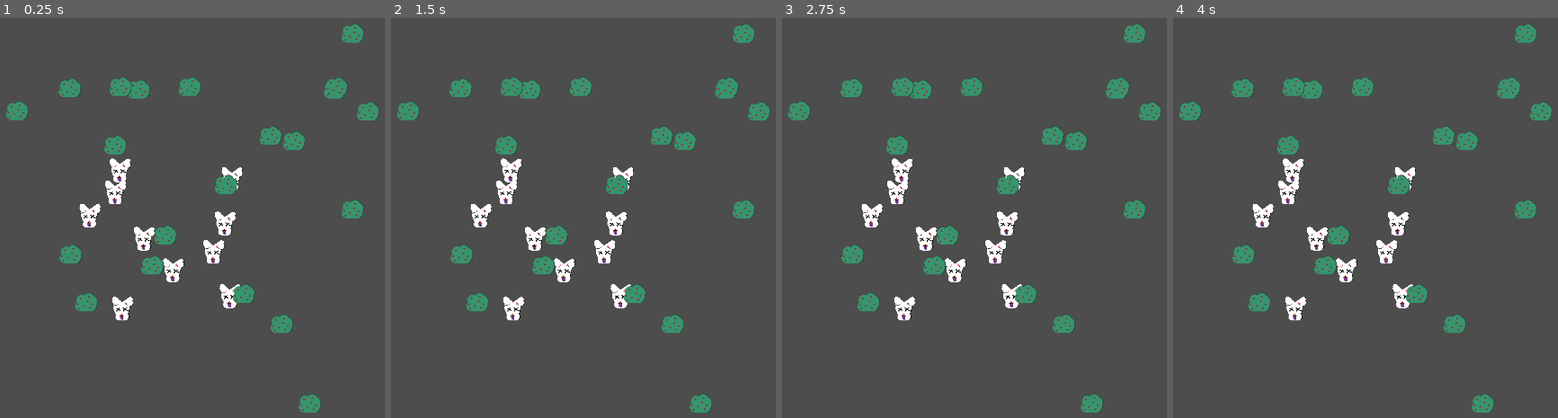
Above: before the commit, frames 1-4 (left to right).
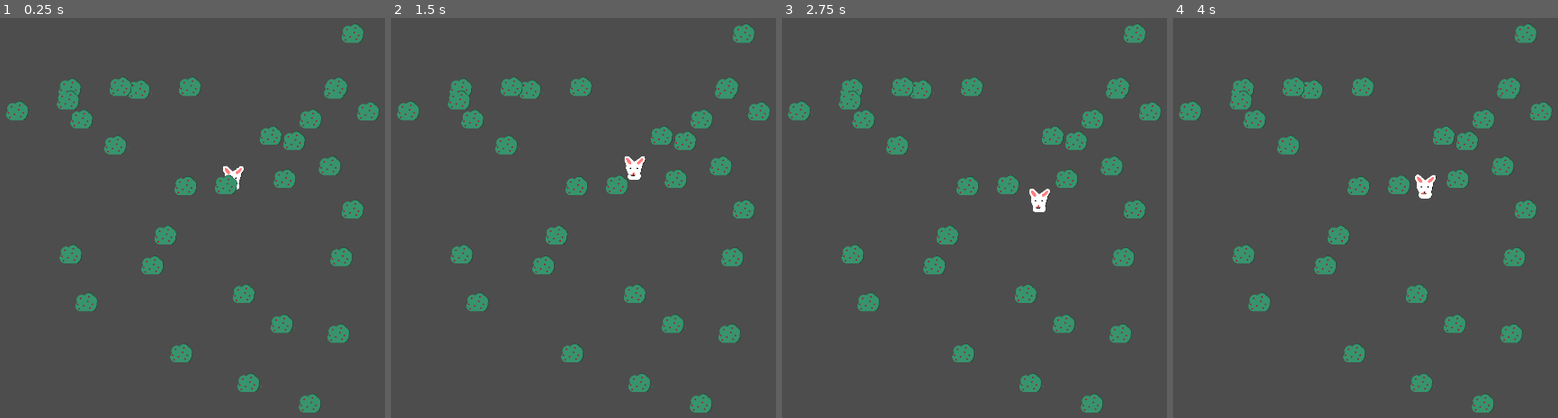
Above: after the commit, the same moments.

Repository: adamido/wolfpack
Game: Godot game, scene res://test_forest_map.tscn
Two runs of this game, one before a commit and one after it. Both use one fixed random seed, a clock stepped at 60 frames per second and the inputs below. This scene is started directly instead of the project's main scene.
Inputs:
- Up to frame 1 (0.25 s): no input
- Up to frame 2 (1.5 s): tap Enter at 0.5 s
- Up to frame 3 (2.75 s): no input
- Up to frame 4 (4 s): tap Space at 2.75 s; tap Enter at 3.5 s

The runs differ from the first frame. In frame 1, 4.3% of the frame differs, in the area x 14-92%, y 18-94%; in frame 2, 4.5%; in frame 3, 4.5%; in frame 4, 4.5%.
Error before the commit: Out of bounds get index '0' (on base: 'Dictionary') (res://mood_manager.gd:37)

Commit message:
WanderSequence.gd implemented

Diff:
--- a/berry_patch.gd
+++ b/berry_patch.gd
@@ -5,7 +5,7 @@
 @export var r_height : float = 500
 
 func _ready() -> void:
-	for i in range(20):
+	for i in range(30):
 		spawn_berries()
 
 func spawn_berries() -> Node2D:
--- a/death_node.gd
+++ b/death_node.gd
@@ -2,5 +2,4 @@
 
 func _enter() -> void:
 	parentAnimal.velocity = Vector2.ZERO
-	parentAnimal.move_and_slide()
 	parentAnimal.anim.play("dead")
--- a/desire_selector.gd
+++ b/desire_selector.gd
@@ -7,20 +7,30 @@
 @export var mate_node : BTreeNode
 @export var sleep_node : BTreeNode
 @export var wander_node : BTreeNode
-@export var desires : Dictionary = {}
+var desires : Dictionary
+
 
 func _enter() -> void:
-    parentAnimal.velocity = Vector2.ZERO
-    desire = parentAnimal.mood_manager._get_curr_desire()
-    desires[MoodManager.Desires.EAT] = eat_node
-    desires[MoodManager.Desires.FLEE] = flee_node
-    desires[MoodManager.Desires.MATE] = mate_node
-    desires[MoodManager.Desires.SLEEP] = sleep_node
-    desires[MoodManager.Desires.WANDER] = wander_node
-    desires[MoodManager.Desires.SLEEP] = sleep_node
+	var desires = {
+		MoodManager.Desires.EAT : eat_node,
+		MoodManager.Desires.FLEE : flee_node,
+		MoodManager.Desires.MATE : mate_node,
+		MoodManager.Desires.SLEEP : sleep_node,
+		MoodManager.Desires.WANDER : wander_node,
+	}
+	print("ENTER DESIRE SELECTOR")
+	parentAnimal.velocity = Vector2.ZERO
+	desire = parentAnimal.mood_manager._get_curr_desire()
 
 func _exit() -> void:
-    pass
+	pass
 
 func __process(delta: float) -> BTreeNode:
-    return desires.get(desire)
+	match desire:
+		MoodManager.Desires.EAT: return eat_node
+		MoodManager.Desires.FLEE : return flee_node
+		MoodManager.Desires.MATE : return mate_node
+		MoodManager.Desires.SLEEP : return sleep_node
+		MoodManager.Desires.WANDER : return wander_node
+
+	return null
--- a/idle.gd
+++ b/idle.gd
@@ -6,12 +6,18 @@
 class_name Idle extends BTreeNode
 
 var time = 1.0
+const IDLE_TIME = 1.0
 
 func _enter() -> void:
+    time = IDLE_TIME
+    print("ENTERED IDLE")
     parentAnimal.velocity = Vector2.ZERO
 
+func _exit() -> void:
+    parentAnimal.velocity = Vector2.ZERO
 
-func _process(delta: float) -> void:
+func __process(delta: float) -> BTreeNode:
     if time > 0:
         time -= delta
     else: return SuccessNode.new()
+    return null
--- a/mood_manager.gd
+++ b/mood_manager.gd
@@ -9,18 +9,17 @@
 	FLEE
 }
 
-var desire_vals : Dictionary = {}
+var desire_vals = {
+		Desires.EAT: 0.0,
+		Desires.SLEEP: 0.0,
+		Desires.WANDER: 1.0,
+		Desires.MATE: 0.0,
+		Desires.FLEE: 0.0
+	}
 var curr_desire : Desires
 
 func _ready() -> void:
-	# Initialize the desire values dictionary
-	desire_vals = {
-		Desires.EAT: 1.0,
-		Desires.SLEEP: 0.0,
-		Desires.WANDER: 0.0,
-		Desires.MATE: 0.0,
-		Desires.FLEE: 0.0
-	}
+	pass
 
 #Initialize the MoodManager with a reference to the parent Animal node.
 #Unfortunately, you have to use this in your parentAnimal's constructor because our parentAnimal's constructor executes last.
@@ -33,8 +32,8 @@
 
 # returns an enum corresponding with the current desire
 func _get_curr_desire() -> Desires:
+	assert(desire_vals.size() > 0, "MoodManager: desire_vals not initialized")
 	var best_score :float= -1.0
-	curr_desire = desire_vals[Desires.EAT]
 	for d in desire_vals:
 		if desire_vals[d] > best_score:
 			best_score = desire_vals[d]
--- a/move_to_target.gd
+++ b/move_to_target.gd
@@ -7,30 +7,50 @@
 var stuck_timer := 0.0
 const MAX_STUCK_TIME = 1.5
 
+var target : Node2D
 var last_pos :Vector2
 
 func _enter() -> void:
+	#Set Nav Agent's target from parent's target
+	parentAnimal.nav_agent.velocity_computed.connect(_on_navigation_agent_2d_velocity_computed)
+	parentAnimal.nav_agent.target_position = target.global_position
+	print("Path size:", parentAnimal.nav_agent.get_current_navigation_path().size())
 	last_pos = parentAnimal.global_position
-	parentAnimal.nav_agent.velocity_computed.connect(_on_navigation_agent_2d_velocity_computed)
-	#Initialize nav_agent's target position
-	parentAnimal.nav_agent.target_position = parentAnimal.target
+
+	#Get next path position from NavAgent, and assign velocity
+	var next_pos : Vector2 = parentAnimal.nav_agent.get_next_path_position()
+	var new_velo : Vector2 = (
+		parentAnimal.global_position.direction_to(next_pos) * parentAnimal.move_speed
+	)
+	parentAnimal.nav_agent.set_velocity(new_velo)
+
+	stuck_timer = 0
 
 func _exit() -> void:
 	parentAnimal.nav_agent.velocity_computed.disconnect(_on_navigation_agent_2d_velocity_computed)
 	parentAnimal.velocity = Vector2.ZERO
 
+func __process(delta: float) -> BTreeNode:
+
+	if stuck_timer >= MAX_STUCK_TIME:
+		return FailureNode.new()
+
+	if parentAnimal.nav_agent.is_navigation_finished():
+		return success_node
+	return null
+
+
 func __physics_process(delta: float) -> BTreeNode:
 
-	if parentAnimal.distance_to(last_pos) < 1.5:
+	if parentAnimal.global_position.distance_to(last_pos) < 1.5:
 		stuck_timer+=delta
 	else:
 		stuck_timer = 0
 
-	if stuck_timer >= MAX_STUCK_TIME:
-		return fail_node
+	#if stuck_timer >= MAX_STUCK_TIME:
+		#print("UNSTUCK RABBIT")
+		#return FailureNode.new()
 
-	if parentAnimal.nav_agent.is_navigation_finished():
-		return success_node
 
 	var next_pos : Vector2 = parentAnimal.nav_agent.get_next_path_position()
 	var new_velo : Vector2 = (
@@ -40,6 +60,10 @@
 
 	last_pos = parentAnimal.global_position
 
+	#DEBUGGING
+	#if parentAnimal.nav_agent.get_current_navigation_path().size() > 0:
+		#print("Current path size:", parentAnimal.nav_agent.get_current_navigation_path().size())
+
 	return null
 
 
@@ -47,3 +71,6 @@
 func _on_navigation_agent_2d_velocity_computed(safe_velocity: Vector2) -> void:
 	parentAnimal.velocity = safe_velocity
 	parentAnimal.move_and_slide()
+
+func set_target(t : Node2D):
+	target = t
--- a/rabbit.gd
+++ b/rabbit.gd
@@ -9,7 +9,7 @@
 const RABBIT_ATTACK_DAMAGE :float= .25
 
 #A rabbit's energy will decrease by this much every second.
-const RABBIT_STARVE_SPEED :float= .05
+const RABBIT_STARVE_SPEED :float= .01
 
 #Navigation agent used for pathfinding
 @export
@@ -42,7 +42,7 @@
 	hop_timer = get_node("HopTimer")
 	hop_timer.timeout.connect(_on_timer_timeout)
 	print("Rabbit.gd DEBUG: Rabbit ready at: ", global_position)
-	print("Rabbit health: ", self.health)
+	#print("Rabbit health: ", self.health)
 
 	#Init this Rabbit's MoodManager
 	mood_manager._init_mood_manager(self)
@@ -78,7 +78,7 @@
 func register_berry(berry: Berries) -> void:
 	if not nearby_food.has(berry):
 		nearby_food.append(berry)
-		print("Rabbit.gd DEBUG: Berry sensed at: ", berry.global_position)
+		#print("Rabbit.gd DEBUG: Berry sensed at: ", berry.global_position)
 
 func unregister_berry(berry: Berries) -> void:
 	nearby_food.erase(berry)
--- a/rabbit.tscn
+++ b/rabbit.tscn
@@ -112,8 +112,9 @@
 sprite_frames = SubResource("SpriteFrames_oj77g")
 animation = &"dead"
 
-[node name="MoodManager" type="Node" parent="."]
+[node name="MoodManager" type="Node" parent="." node_paths=PackedStringArray("parentAnimal")]
 script = ExtResource("10_6f2u8")
+parentAnimal = NodePath("..")
 metadata/_custom_type_script = "uid://bfyf1lagu6twg"
 
 [node name="EatArea" type="Area2D" parent="."]
--- a/rabbit_family.gd
+++ b/rabbit_family.gd
@@ -8,7 +8,7 @@
 var rabbits : Array[Rabbit] = []
 
 func _ready() -> void:
-	for i in range(10):
+	for i in range(1):
 		if spawn_on_ready:
 			rabbits.append(spawn_rabbit())
 
@@ -22,6 +22,6 @@
 	rabbit.global_position = Vector2(randf_range(-250,250), randf_range(-250,250))
 
 	get_tree().current_scene.add_child.call_deferred(rabbit)
-	print("Instantiated node type:", rabbit)
-	print("Spawned rabbit at: ", rabbit.global_position)
+	#print("Instantiated node type:", rabbit)
+	#print("Spawned rabbit at: ", rabbit.global_position)
 	return rabbit
--- a/rabbit_test.tscn
+++ b/rabbit_test.tscn
@@ -72,9 +72,10 @@
 script = ExtResource("6_i4fo5")
 metadata/_custom_type_script = "uid://dweghplx86e3o"
 
-[node name="DesireSelector" type="Node" parent="BehaviorTree" node_paths=PackedStringArray("wander_node")]
+[node name="DesireSelector" type="Node" parent="BehaviorTree" node_paths=PackedStringArray("wander_node", "parentTreeNode")]
 script = ExtResource("7_ey7ik")
 wander_node = NodePath("WanderSequence")
+parentTreeNode = NodePath(".")
 metadata/_custom_type_script = "uid://ds1g2cvab2675"
 
 [node name="WanderSequence" parent="BehaviorTree/DesireSelector" node_paths=PackedStringArray("parentTreeNode") instance=ExtResource("7_irev5")]
@@ -96,7 +97,7 @@
 
 [node name="AnimatedSprite2D" type="AnimatedSprite2D" parent="."]
 sprite_frames = SubResource("SpriteFrames_oj77g")
-animation = &"dead"
+animation = &"hop"
 
 [node name="MoodManager" type="Node" parent="."]
 script = ExtResource("12_yygn6")
--- a/test_forest_map.tscn
+++ b/test_forest_map.tscn
@@ -6,9 +6,9 @@
 [ext_resource type="Script" uid="uid://1troixwty5tv" path="res://berry_patch.gd" id="4_7npol"]
 
 [sub_resource type="NavigationPolygon" id="NavigationPolygon_16qxk"]
-vertices = PackedVector2Array(1510.9766, 826.09375, -361.0078, 844.8906, -362.97656, -192.00781, 1509.0078, -193.97656)
+vertices = PackedVector2Array(1642.1172, 903.0469, -426.0078, 913.9375, -427.97656, -233.04688, 1544.8203, -243.9375)
 polygons = Array[PackedInt32Array]([PackedInt32Array(0, 1, 2, 3)])
-outlines = Array[PackedVector2Array]([PackedVector2Array(-373, -202, -371, 855, 1521, 836, 1519, -204)])
+outlines = Array[PackedVector2Array]([PackedVector2Array(-438, -243, -436, 924, 1653, 913, 1554, -254)])
 
 [node name="TestForestMap" type="Node2D"]
 
--- a/wander_sequence.gd
+++ b/wander_sequence.gd
@@ -4,52 +4,68 @@
 class_name WanderSequence
 extends BTreeNode
 
+@export var WANDER_RADIUS = 75.0
 @export var move_to_target_node : BTreeNode
 @export var idle_node : BTreeNode
 var children : Array = []
 var i := 0
 var max_hops := 3
 var curr_hops := 0
+#Reference to our currently executing node
+var curr : BTreeNode = null
 
 #Marker to navigate to
 @export var rand_point : Marker2D
 
 func _enter() -> void:
-    rand_point.global_position = parentAnimal.global_position + _get_rand_point(300)
-    children.clear()
-    children.append(move_to_target_node)
-    children.append(idle_node)
-    i = 0
+	rand_point.global_position = parentAnimal.global_position + _get_rand_point(WANDER_RADIUS)
+	children.clear()
+	children.append(move_to_target_node)
+	children.append(idle_node)
+	i = 0
+	#assign curr and execute _enter()
+	curr = children[0]
+	if curr is MoveToTarget:
+		curr.set_target(rand_point)
+	curr._enter()
 
-    curr_hops = 0
-    parentAnimal.target = rand_point
+	curr_hops = 0
+
+func _exit() -> void:
+	parentAnimal.velocity = Vector2.ZERO
+
+func __physics_process(delta: float) -> BTreeNode:
+	return curr.__physics_process(delta)
 
 func __process(delta: float) -> BTreeNode:
-    var curr = children[i]
-    var res = curr.__process(delta)
+	var res = curr.__process(delta)
 
-    if res == null:
-        # Still running
-        return null
+	if res == null:
+		# Still running
+		return null
 
-    if res is FailureNode:
-        #Return to 'desire_selector.gd'
-        return parentTreeNode
+	if res is FailureNode:
+		print("FAILNODE!")
+		curr._exit()
+		return parentTreeNode
 
-    if res is SuccessNode:
-        i += 1
-        if i >= children.size():
-            curr_hops += 1
-            if curr_hops < max_hops:
-                # Start next hop
-                i = 0
-                rand_point.global_position = parentAnimal.global_position + _get_rand_point(300)
-                parentAnimal.target = rand_point
-            else:
-                # Finished wandering, return to 'desire_selector.gd'
-                return parentTreeNode
+	if res is SuccessNode:
+		if i+1 < children.size():
+			_advance_child()
+			return null
+		else:
+			print("EXITING WANDER SEQUENCE")
+			curr._exit()
+			return parentTreeNode
 
-    return null
+	return null
+
 
 func _get_rand_point(r: float) -> Vector2:
-    return Vector2(randf_range(-r, r), randf_range(-r, r))
+	return Vector2(randf_range(-r, r), randf_range(-r, r))
+
+func _advance_child():
+	curr._exit()
+	i += 1
+	curr = children[i]
+	curr._enter()
